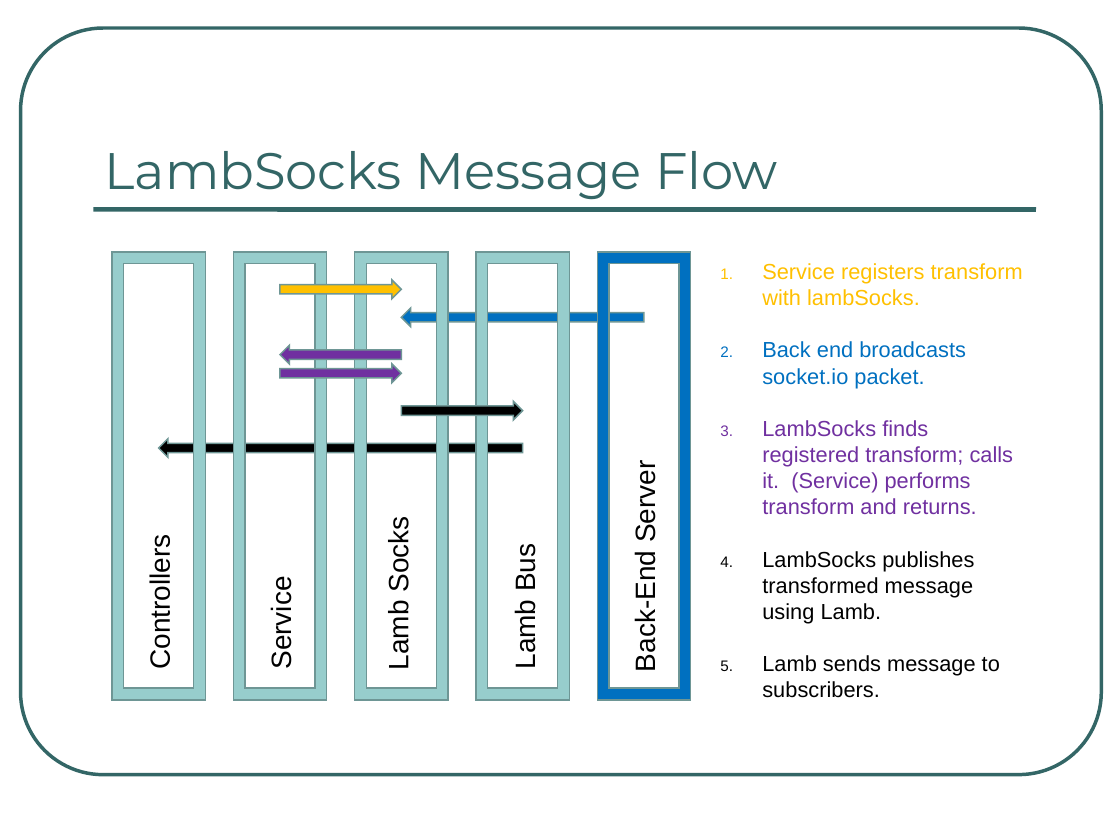
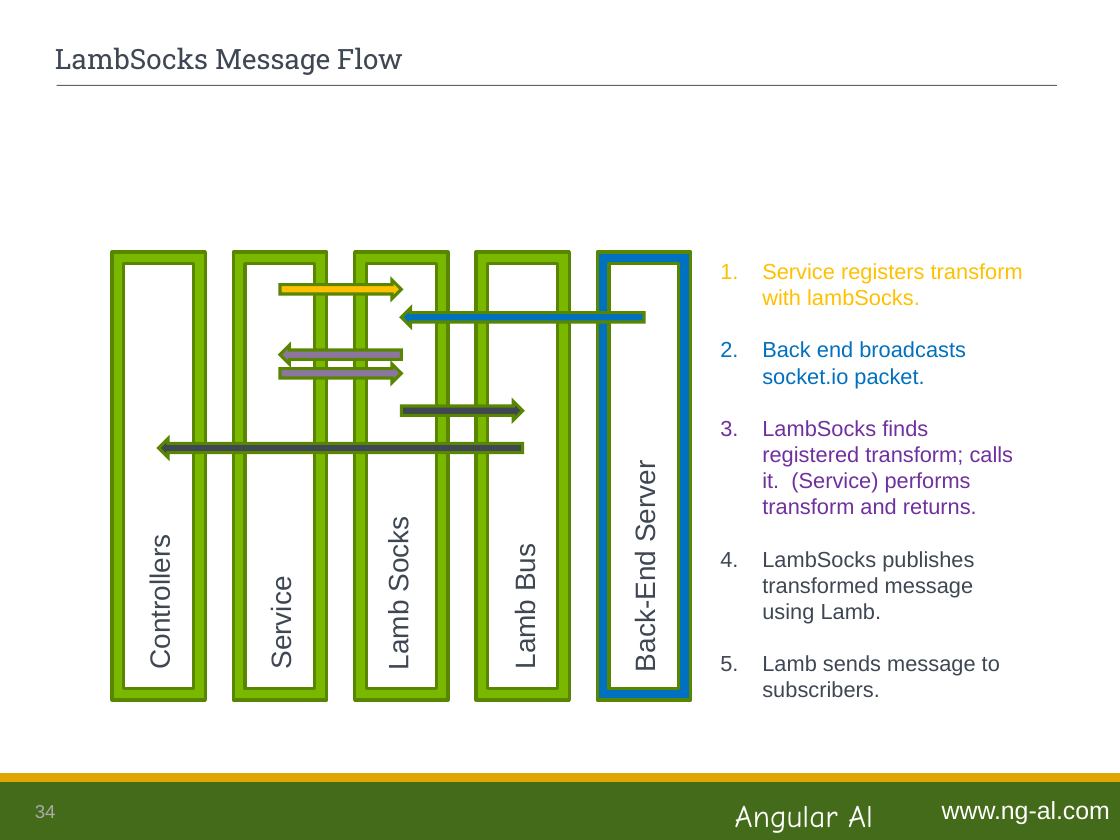
Before and after one commit to ng-al/LambSampleApp, a slide deck: slide 34 of Lamb.ppt (slide 33 before the commit). Drawn at 1120x840 pixels with LibreOffice and Linux fonts; fonts in the diff are those of the drawing. Boxes give left, top, right and bottom in pixels: in the first picture for what was removed or moved away, otherwise in the second. Text is boxed around its words. In the diff, an @@ line names an element or a change of style, - is before the commit and + after.

Commit message:
Updated slides

```diff
--- a/Lamb.ppt
+++ b/Lamb.ppt
@@ rounded rectangle removed at [20,28,1101,775] @@
@@ title "LambSocks Message Flow": place and size @@
-title "LambSocks Message Flow" at [105,151,778,200]
+title "LambSocks Message Flow" at [55,47,402,75]
@@ title "LambSocks Message Flow" at [55,47,402,75]: size 33 to 18 pt, font Montserrat to Roboto Slab, text colour #336666 to #3E4753; vertical alignment bottom to middle @@
@@ line moved from (93, 209) - (1036, 209) to (57, 85) - (1057, 85) @@
@@ line (57, 85) - (1057, 85): stroke #336666 3 pt to #626366 0.74 pt @@
@@ fill #97CDCC to #7AB800; outline #6E9695 0.99 pt to #588600 2.01 pt in 4 elements at [476,252,569,700], [355,252,448,700], [233,252,326,700], [112,252,205,700] @@
@@ outline #6E9695 0.99 pt to #588600 2.01 pt in 3 elements at [401,308,644,327], [280,280,401,299], [597,252,690,700] @@
@@ text "Service registers transform with lambSocks." at [762,263,1023,697]: text colour #000000 to #3E4753 in "LambSocks publishes transformed message using Lamb.", "Lamb sends message to subscribers."; bullet colour #000000 to #3E4753 @@
@@ right arrow at [280,345,401,364]: fill #7030A0 to #8C76A0; outline #6E9695 0.99 pt to #588600 2.01 pt @@
@@ right arrow at [280,364,401,383]: fill #7030A0 to #8C76A0; outline #6E9695 0.99 pt to #588600 2.01 pt @@
@@ right arrow at [401,401,522,420]: fill #000000 to #3E4753; outline #6E9695 0.99 pt to #588600 2.01 pt @@
@@ right arrow at [159,439,523,458]: fill #000000 to #3E4753; outline #6E9695 0.99 pt to #588600 2.01 pt @@
@@ text colour #000000 to #3E4753 in 5 elements at [144,548,175,665], [630,470,661,668], [383,523,414,668], [510,547,541,667], [266,585,297,666] @@
@@ rectangle added at [0,778,1120,840], fill #446B19 @@
@@ rectangle added at [0,775,1120,781], fill #DFA602, outline #DFA602 2.01 pt @@
@@ page number added at [35,805,56,818], 12 pt, text #AAABAC @@
+34
@@ text added at [735,805,873,833], 20 pt, text #FFFFFF @@
+Angular Al
@@ text added at [942,801,1110,824], 16 pt, text #FFFFFF @@
+www.ng-al.com
```
Also in this commit, not shown: 37 other slides changed, 1 slide added, 1 other file.
